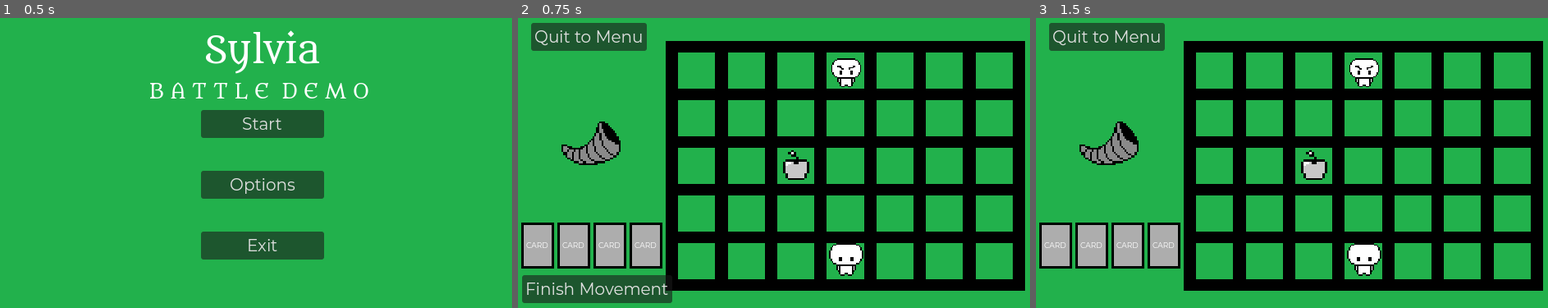
Above: before the commit, frames 1-3 (left to right).
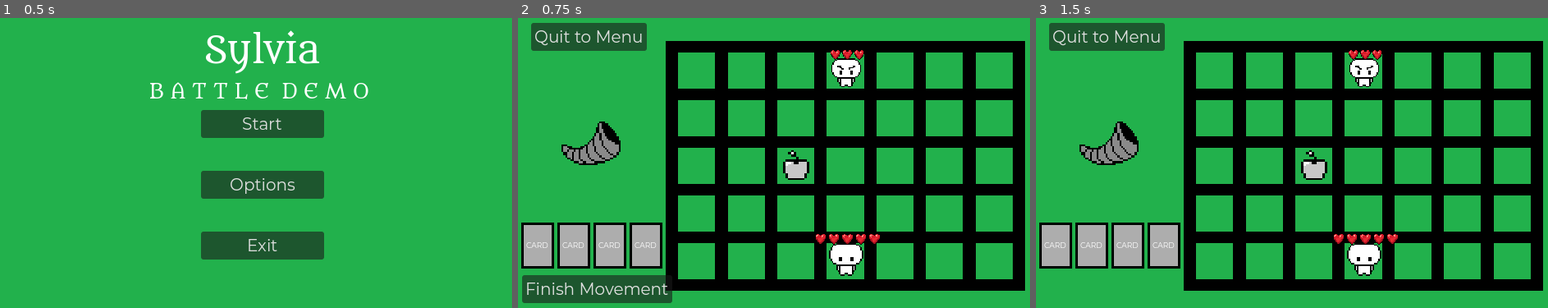
Above: after the commit, the same moments.

Repository: Endermandels/Sylvia
Game: Godot game, scene res://start_menu/start_menu.tscn
The game is run twice, just before and just after one commit, with the same random seed, the same clock (stepped at 60 frames per second) and the same inputs.
Inputs:
- Up to frame 1 (0.5 s): no input
- Up to frame 2 (0.75 s): click "Start" at 0.5 s
- Up to frame 3 (1.5 s): click "Finish Movement" at 1.25 s

Frame 1 is identical in both runs. In frame 2, 0.4% of the frame differs, in the area x 58-71%, y 11-79%; in frame 3, 0.4%.

Commit message:
modify Stats.gd to keep keep the number of hearts in the container consistent with hp

Diff:
--- a/battle/Character.tscn
+++ b/battle/Character.tscn
@@ -1,7 +1,8 @@
-[gd_scene load_steps=4 format=3 uid="uid://bub37ipigql3v"]
+[gd_scene load_steps=5 format=3 uid="uid://bub37ipigql3v"]
 
 [ext_resource type="Texture2D" uid="uid://beaxj4qxkqcsh" path="res://assets/character.png" id="1"]
 [ext_resource type="Script" path="res://battle/Character.gd" id="2"]
+[ext_resource type="PackedScene" uid="uid://blul8swm87aem" path="res://battle/hearts_container.tscn" id="2_iitgv"]
 [ext_resource type="PackedScene" uid="uid://thokds7o172e" path="res://battle/Stats.tscn" id="3"]
 
 [node name="Character" type="Node2D"]
@@ -13,4 +14,12 @@
 texture = ExtResource("1")
 hframes = 4
 
+[node name="heartsContainer" parent="Sprite2D" instance=ExtResource("2_iitgv")]
+offset_left = -49.2754
+offset_top = -17.971
+offset_right = 150.725
+offset_bottom = -0.971014
+scale = Vector2(0.5, 0.5)
+size_flags_vertical = 0
+
 [node name="Stats" parent="." instance=ExtResource("3")]
--- a/battle/Enemy.gd
+++ b/battle/Enemy.gd
@@ -12,14 +12,12 @@
 var grid_cols = 7
 var enemy_pos = [3, 0]
 
-
-
 signal end_turn
 
 func attacked_for(damage):
 	print('Enemy attacked for ' + str(damage))
 	stats.receiveDMG(damage)
-	print('Enemy remaining HP ' + str(stats.enemy_hp))
+	print('Enemy remaining HP ' + str(stats.hp))
 
 func _on_battle_scene_enemys_turn():
 	var possible_actions = [["generate_move_list", true, true],
@@ -170,6 +168,7 @@
 			var attack_pos = pos.duplicate(false)
 			attack_pos[i] = pos[i] + j
 			if attack_pos == clover_pos:
+
 				return [["attack", [stats.atk]]]
 
 # Attacks the player
--- a/battle/Enemy.tscn
+++ b/battle/Enemy.tscn
@@ -1,7 +1,8 @@
-[gd_scene load_steps=5 format=3 uid="uid://t32b4boxehdt"]
+[gd_scene load_steps=6 format=3 uid="uid://t32b4boxehdt"]
 
 [ext_resource type="Script" path="res://battle/Enemy.gd" id="1_0foq6"]
 [ext_resource type="Texture2D" uid="uid://diabusi8j80nn" path="res://assets/enemy.png" id="2_olglr"]
+[ext_resource type="PackedScene" uid="uid://blul8swm87aem" path="res://battle/hearts_container.tscn" id="3_08k4c"]
 [ext_resource type="PackedScene" uid="uid://thokds7o172e" path="res://battle/Stats.tscn" id="3_xep2x"]
 
 [sub_resource type="CircleShape2D" id="CircleShape2D_vkj6t"]
@@ -17,7 +18,16 @@
 hframes = 4
 script = ExtResource("1_0foq6")
 
+[node name="heartsContainer" parent="Sprite2D" instance=ExtResource("3_08k4c")]
+offset_left = -49.2754
+offset_top = -17.971
+offset_right = 150.725
+offset_bottom = -0.971014
+scale = Vector2(0.5, 0.5)
+size_flags_vertical = 0
+
 [node name="Stats" parent="." instance=ExtResource("3_xep2x")]
+HP = 3
 
 [node name="Area2D" type="Area2D" parent="."]
 collision_layer = 4
--- a/battle/Stats.gd
+++ b/battle/Stats.gd
@@ -1,5 +1,6 @@
 extends Node
 
+@onready var heartsContainer = $"../Sprite2D/heartsContainer"
 # Unit Stats
 @export var HP = 5
 @export var ATK = 2
@@ -31,7 +32,13 @@
 
 #temporarily set hp back to max hp when player dies
 	if hp <= 0:
+		print("Player Died, resetting HP...")
 		hp = HP
+
+	#update hearts container
+	heartsContainer.setHearts(hp)
+
+
 
 func use_action():
 	act -= 1
